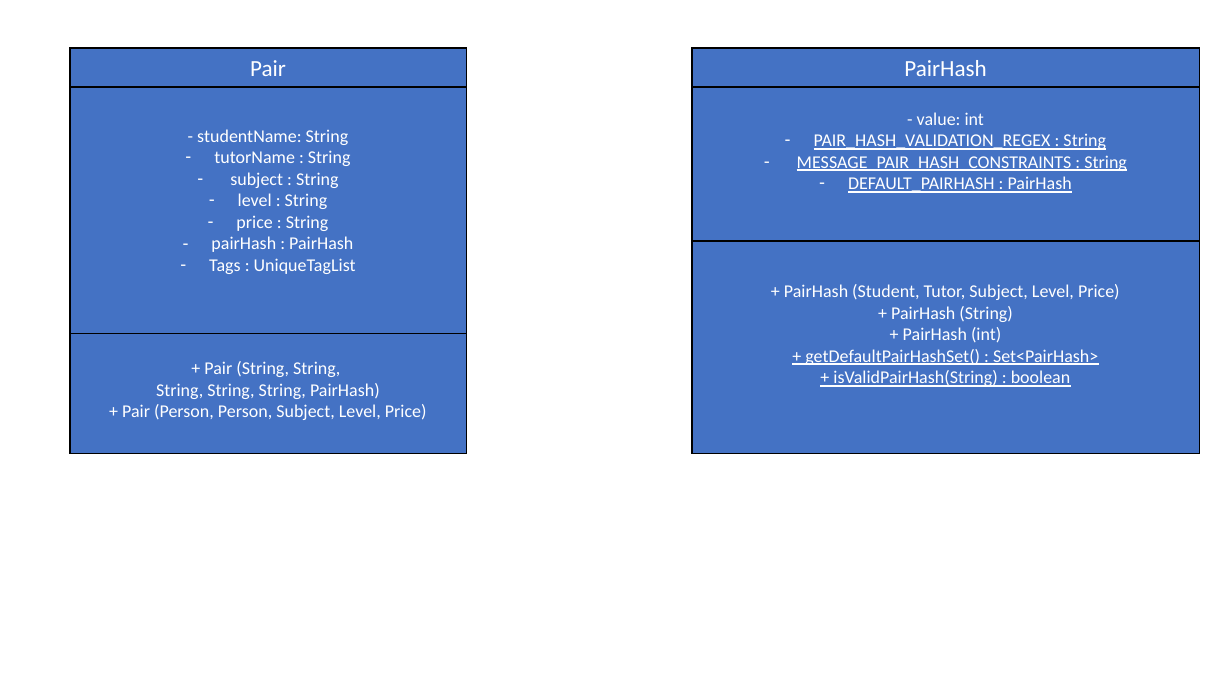
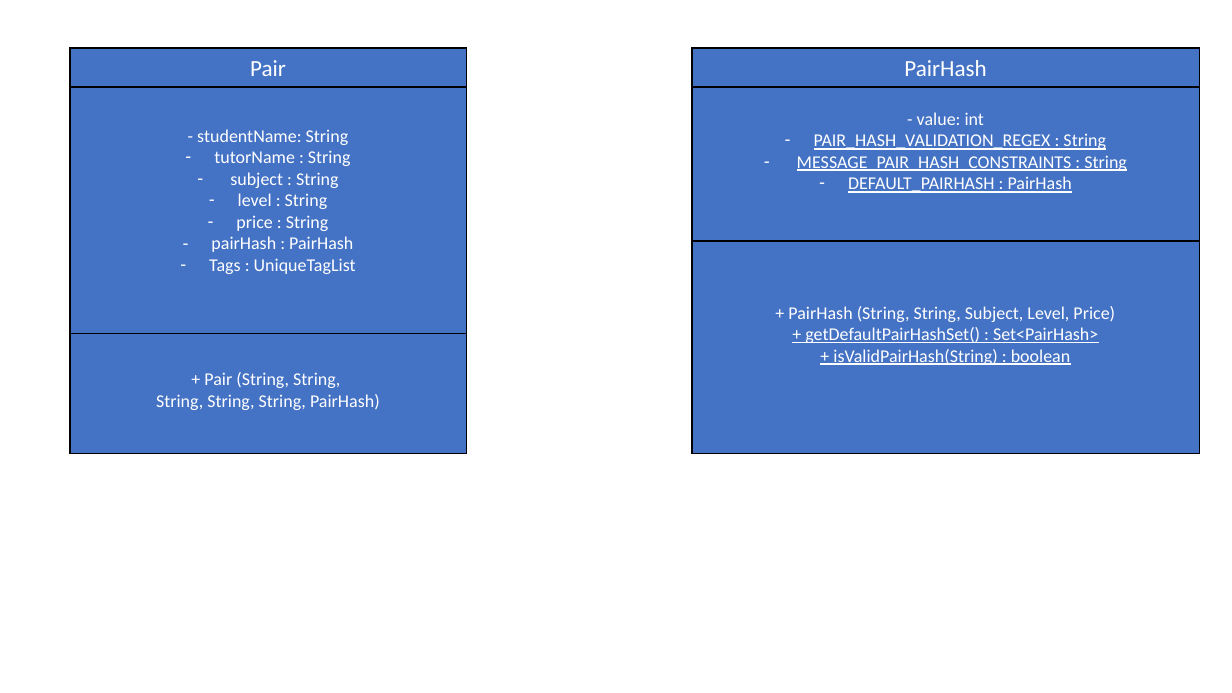
Before and after one commit to sherlynng/main, a slide deck: slide 2 of docs/diagrams/PairClassDiagram.pptx. Drawn at 1232x693 pixels with LibreOffice and Linux fonts; fonts in the diff are those of the drawing. Boxes give left, top, right and bottom in pixels: in the first picture for what was removed or moved away, otherwise in the second. Text is boxed around its words. In the diff, an @@ line names an element or a change of style, - is before the commit and + after.

```diff
--- a/docs/diagrams/PairClassDiagram.pptx
+++ b/docs/diagrams/PairClassDiagram.pptx
@@ text in rectangle at [788, 306, 1115, 322]: text changed @@
-+ PairHash (Student, Tutor, Subject, Level, Price)
-+ PairHash (String)
-+ PairHash (int)
++ PairHash (String, String, Subject, Level, Price)
@@ text in rectangle at [122, 404, 427, 420]: paragraph removed @@
-+ Pair (Person, Person, Subject, Level, Price)
```
Also in this commit, not shown: 7 other files.
